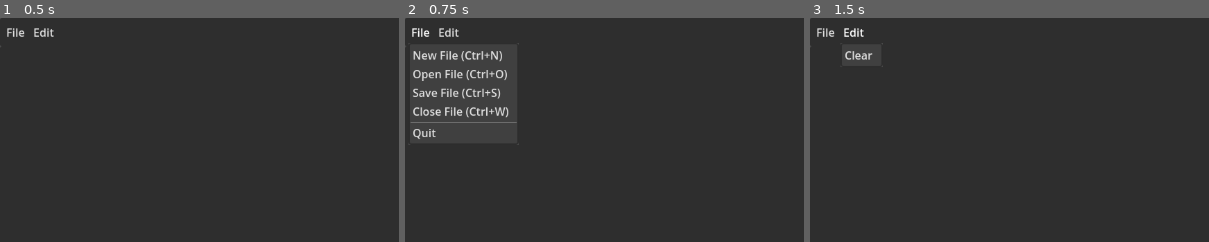
Above: before the commit, frames 1-3 (left to right).
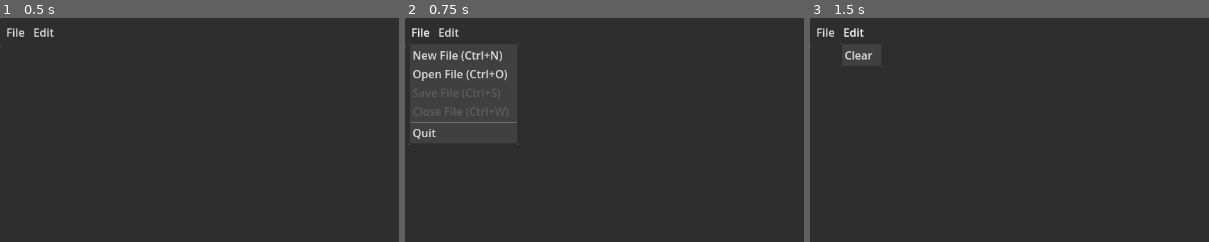
Above: after the commit, the same moments.

Repository: trflorian/godot-text-editor
Game: Godot game, scene res://main.tscn
Same seed, same stepped clock (60 frames per second), same inputs: the game is played once before the commit and once after it.
Inputs:
- Up to frame 1 (0.5 s): no input
- Up to frame 2 (0.75 s): click "File" at 0.5 s
- Up to frame 3 (1.5 s): click "Edit" at 1.25 s
The pictures show only the part of the screen within x 0-50%, y 0-50%; the shares and areas given below are measured in that part.

Frame 1 is identical in both runs. In frame 2, 0.9% of the frame differs, in the area x 2-27%, y 31-45%; in frame 3, nothing differs.

Commit message:
enable/disable menus if applicable, auto focus text editor on open/new file

Diff:
--- a/file_manager.gd
+++ b/file_manager.gd
@@ -8,12 +8,17 @@
 @export var file_dialog_open: FileDialog
 @export var file_dialog_save: FileDialog
 
+signal on_changed_any_file_tab_open(bool)
+
 func _ready() -> void:
 	file_dialog_open.file_selected.connect(_on_open_file)
 	file_dialog_save.file_selected.connect(_on_save_file)
 
-func _on_tab_changed(id: int) -> void:
-	print(id)
+	tab_container.tab_changed.connect(_on_focus_tab)
+
+func _on_focus_tab(id: int) -> void:
+	var file_tab = tab_container.get_tab_control(id) as FileTab
+	file_tab.on_tab_selected()
 
 func _tab_count() -> int:
 	return tab_container.get_child_count()
@@ -25,6 +30,9 @@
 	if not _any_file_tabs():
 		return
 
+	if _tab_count() == 1:
+		on_changed_any_file_tab_open.emit(false)
+
 	var active_tab = tab_container.get_current_tab_control()
 	active_tab.queue_free()
 
@@ -32,6 +40,9 @@
 	file_dialog_open.show()
 
 func show_save_file_dialog() -> void:
+	if not _any_file_tabs():
+		return
+
 	file_dialog_save.show()
 
 func create_new_file_tab() -> int:
@@ -44,6 +55,8 @@
 	tab_container.current_tab = idx
 
 	new_tab.on_file_changed.connect(func(has_changes): _mark_file_changes(new_tab, has_changes))
+
+	_check_file_actions()
 
 	return idx
 
@@ -71,6 +84,8 @@
 	# convenience when opening save file dialog, it is at the same path
 	file_dialog_save.current_path = path
 
+	_check_file_actions()
+
 func _on_save_file(path: String) -> void:
 	var file_name = path.split("/")[-1]
 	print("Saving file %s in %s" % [file_name, path])
@@ -83,3 +98,6 @@
 
 	# convenience when opening open file dialog, it is at the same path
 	file_dialog_open.current_path = path
+
+func _check_file_actions() -> void:
+	on_changed_any_file_tab_open.emit(_any_file_tabs())
--- a/file_menu_controller.gd
+++ b/file_menu_controller.gd
@@ -4,6 +4,9 @@
 
 func _ready() -> void:
 	get_popup().index_pressed.connect(_on_menu_item_selected)
+
+	_on_check_file_actions(false)
+	file_manager.on_changed_any_file_tab_open.connect(_on_check_file_actions)
 
 func _unhandled_input(event: InputEvent) -> void:
 	if event.is_action_pressed("file_new"):
@@ -29,3 +32,7 @@
 	else: # unknow menu item
 		var item_name = get_popup().get_item_text(id)
 		print("Unkown file menu item id=%d, name=%s" % [id, item_name])
+
+func _on_check_file_actions(any_tabs: bool):
+	get_popup().set_item_disabled(2, not any_tabs)
+	get_popup().set_item_disabled(3, not any_tabs)
--- a/file_tab.gd
+++ b/file_tab.gd
@@ -27,7 +27,6 @@
 	text_edit.text = content
 	original_file_content = content
 
-
 func save_to_file(file_path: String) -> void:
 	print("Saving file to %s" % file_path)
 	newly_created = false
@@ -40,3 +39,6 @@
 
 	original_file_content = content
 	on_file_changed.emit(false)
+
+func on_tab_selected():
+	text_edit.grab_focus()
